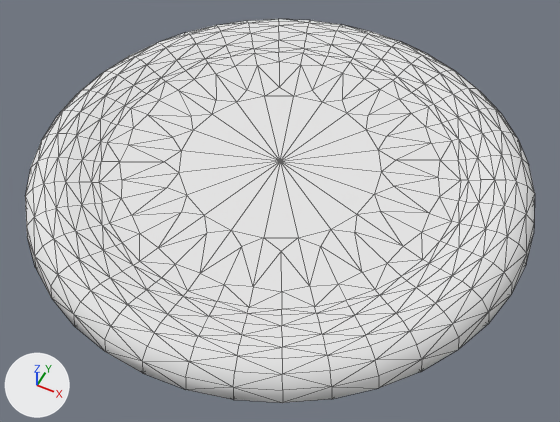
The OBJ model models/Arena.obj, before and after one commit.
Rendered twice from a 50 mm lens placed at (11.0, -21.9, 25.8), pointed at (0.6, -1.2, -0.1). Lighting does not change. The marker at lower left points along +X, +Y and +Z. Mesh edges are drawn as thin lines. Where no turn or scale is listed for an object, it has been applied to the vertices.

The scene before the commit, as lines of its bpy script (objects in view):
```python
me_arena = bpy.data.meshes.new('Arena')
me_arena.from_pydata(...)  # 522 vertices, 1040 faces; spans x -11.1..11.2, y -11.2..11.2, z 0.0..2.1
me_arena.materials.append(mat_lambert2sg)  # white #e7e7e7
ob_arena = bpy.data.objects.new('Arena', me_arena)
ob_arena.location = (0.0, 0.0, 0.0)
```
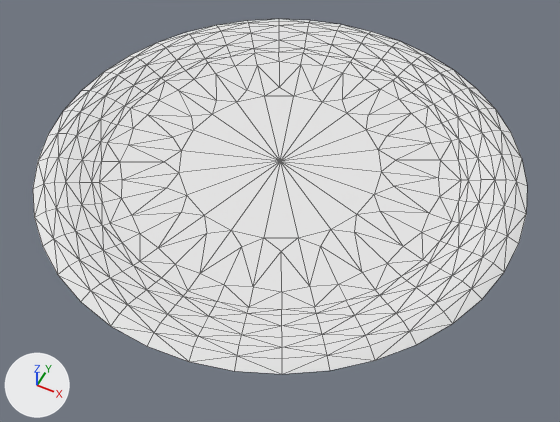
Location of each change, [x1, y1, x2, y2] in pixels of the pictures (560 x 422 px):
'Arena', reshaped (8% shorter)
    before: [25, 19, 535, 403]
    after: [33, 19, 527, 374]
part 1 of me_arena, deleted
    before: [25, 71, 535, 403]

The change in detail:
me_arena is used by ob_arena; location (0.0, 0.0, 0.0).
me_arena had 522 vertices, 1040 faces and spanned x -11.1..11.2, y -11.2..11.2, z 0.0..2.1.
me_arena now has 361 vertices, 680 faces and spans x -10.6..10.7, y -10.7..10.6, z 1.7..2.1.
Part 1, on me_arena:
161 vertices are removed from x -11.1..11.2, y -11.2..11.2, z 0.0..1.4.
360 faces are deleted.
